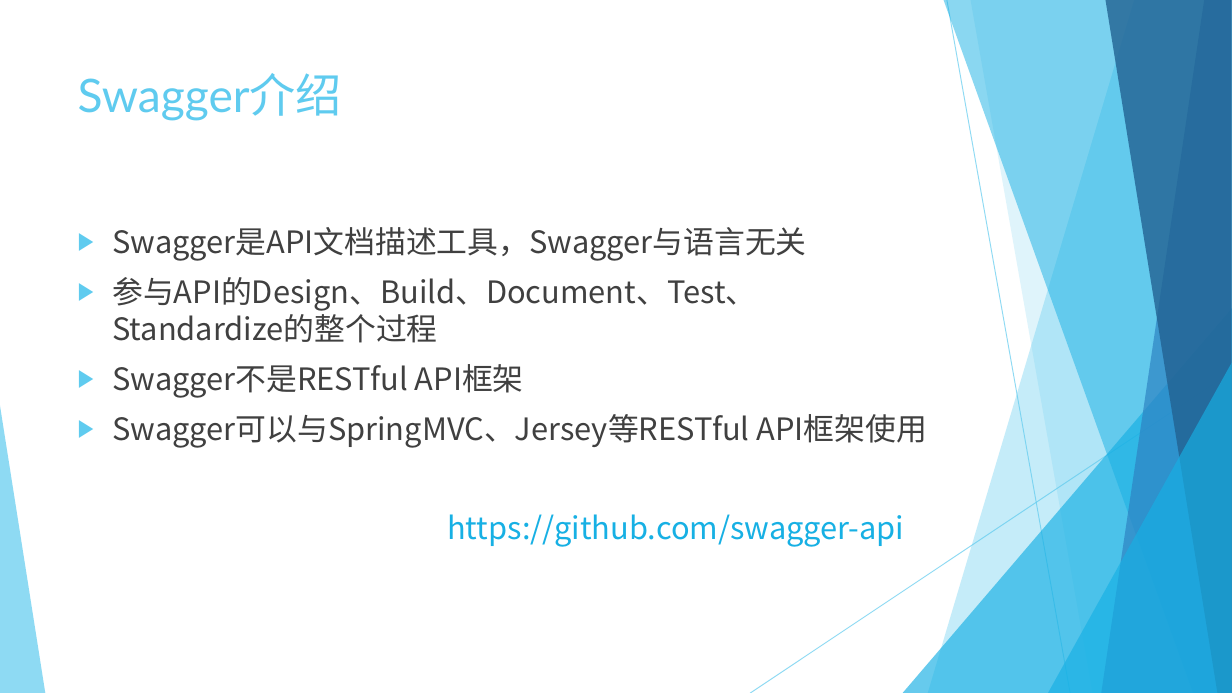
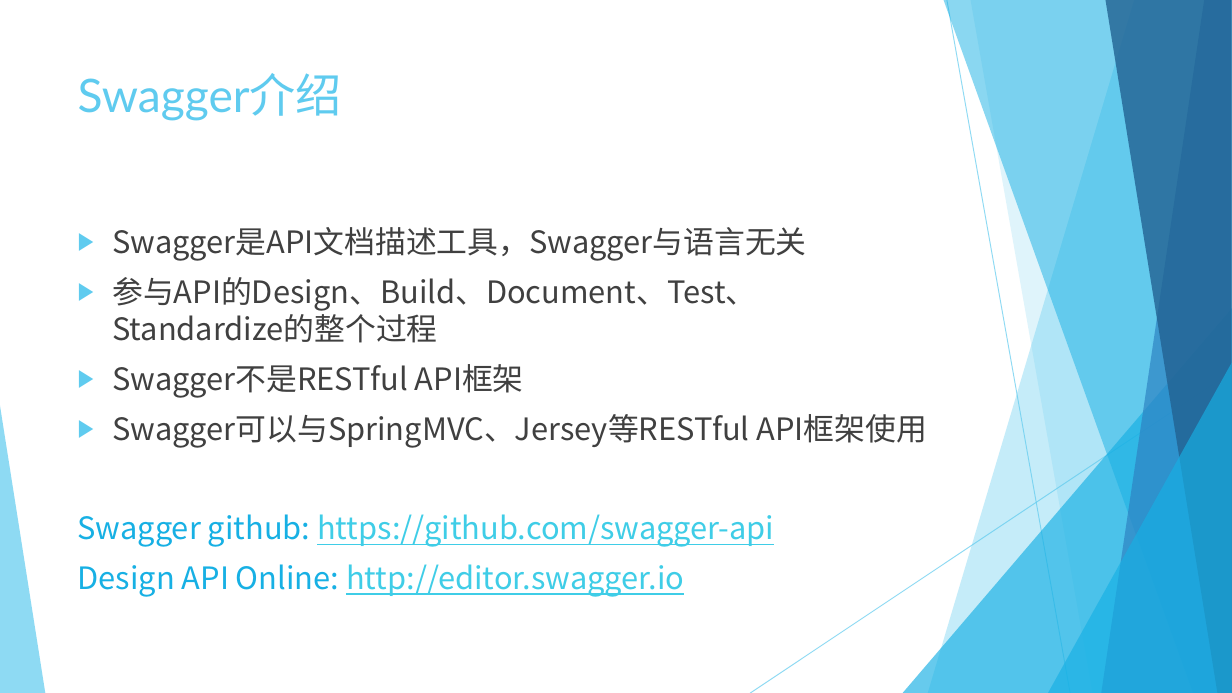
Before and after one commit to Crab2died/micro-boot, a slide deck: slide 12 of rest-api/RESTful.pptx (slide 11 before the commit). Drawn at 1232x693 pixels with LibreOffice and Linux fonts; fonts in the diff are those of the drawing. Boxes give left, top, right and bottom in pixels: in the first picture for what was removed or moved away, otherwise in the second. Text is boxed around its words. In the diff, an @@ line names an element or a change of style, - is before the commit and + after.

```diff
--- a/rest-api/RESTful.pptx
+++ b/rest-api/RESTful.pptx
@@ text at [78, 514, 774, 597]: text changed; text colour #17B0E4 to #3FCDE7 @@
-https://github.com/swagger-api
+Swagger github: https://github.com/swagger-api
+Design API Online: http://editor.swagger.io
```
Also in this commit, not shown: 5 other slides changed, 1 slide added.
